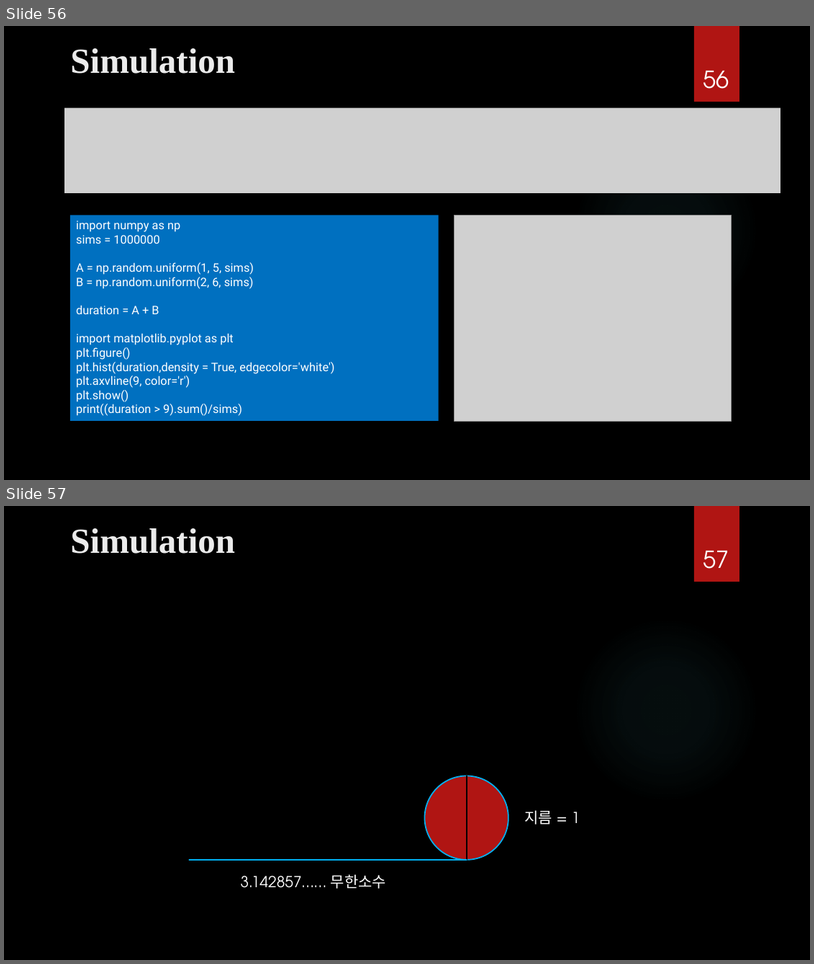
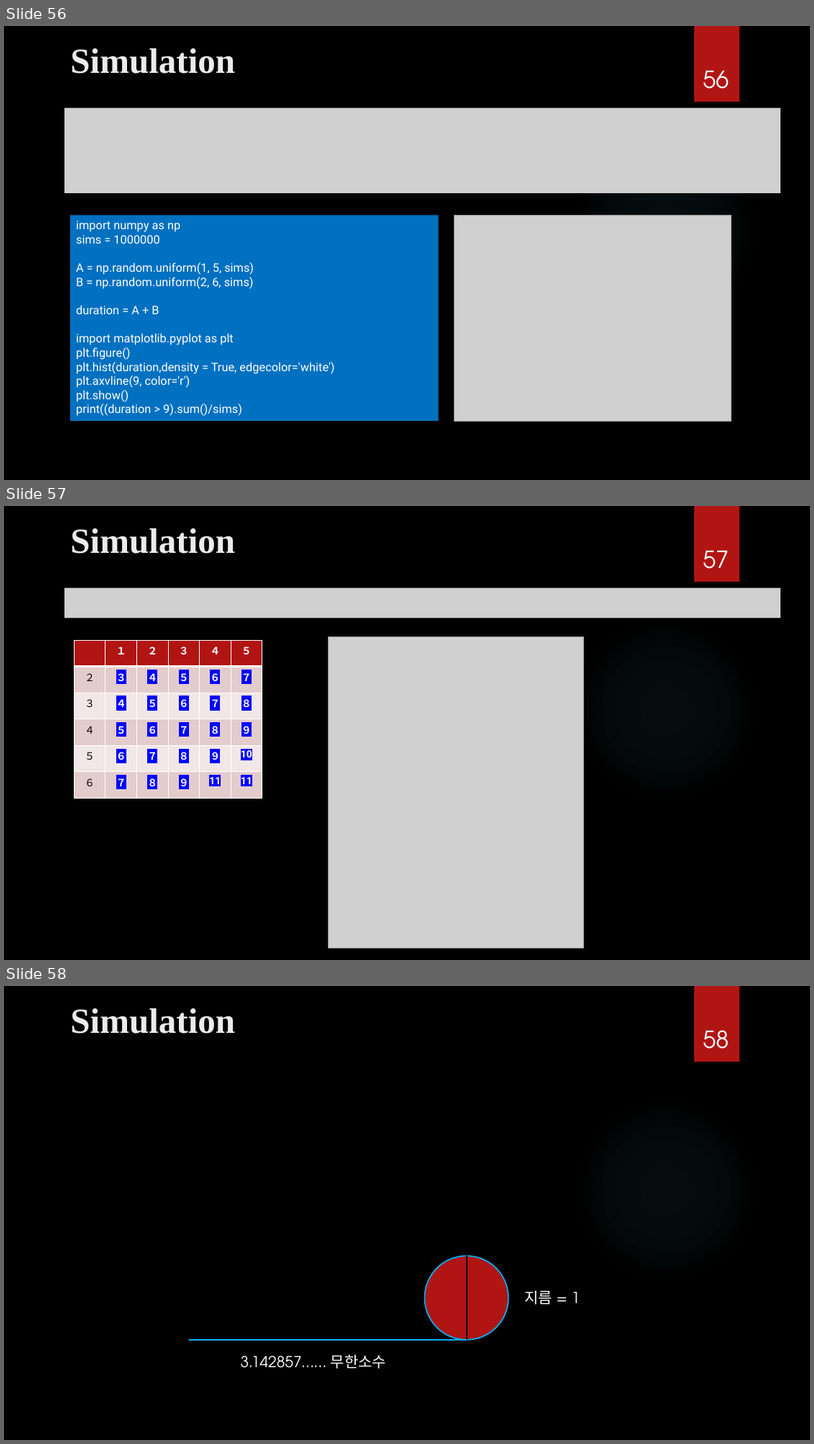
Before and after one commit to ancestor9/mathematics-for-machine-learning, a slide deck: Calculus/Modeling_Simulation.pptx. Shown one above the other, each under a label of ours: slides 56 and 57 before the commit, slides 56, 57 and 58 after it. The pictures are 814x964 and 814x1444 pixels, drawn with LibreOffice and Linux fonts; fonts in the diff are those of the drawing; grey boxes stand for pictures; background and template pictures are left out. Boxes give left, top, right and bottom in pixels: in the first picture for what was removed or moved away, otherwise in the second. Text is boxed around its words. In the diff, an @@ line names an element or a change of style, - is before the commit and + after.

```diff
--- a/Calculus/Modeling_Simulation.pptx
+++ b/Calculus/Modeling_Simulation.pptx
@@ slide 57 added at box(4, 506, 810, 960), background picture (left out); not listed: 2 template elements that a slide beside it also shows @@
@@ title added at box(70, 528, 235, 554), 42 pt, text #EBEBEB, bold @@
+Simulation
@@ page number added at box(703, 551, 729, 569), 28 pt, text #FFFFFF @@
+57
@@ picture added at box(64, 587, 781, 618) @@
@@ table added at box(74, 641, 263, 798), 6 rows, 6 columns @@
+ | １ | ２ | ３ | ４ | ５
+２ | ３ | ４ | ５ | ６ | ７
+３ | ４ | ５ | ６ | ７ | ８
+４ | ５ | ６ | ７ | ８ | ９
+５ | ６ | ７ | ８ | ９ | 10
+６ | ７ | ８ | ９ | 11 | 11
@@ picture added at box(329, 636, 585, 948) @@
@@ what was slide 57 is now slide 58 @@
@@ page number at box(703, 1030, 729, 1049): text changed @@
-57
+58
```
